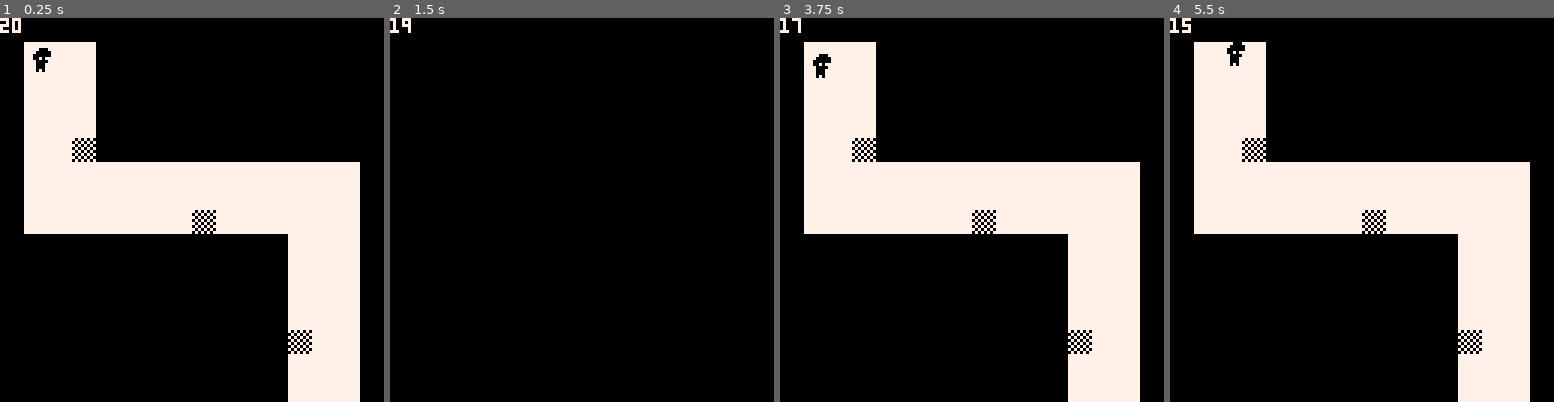
Above: before the commit, frames 1-4 (left to right).
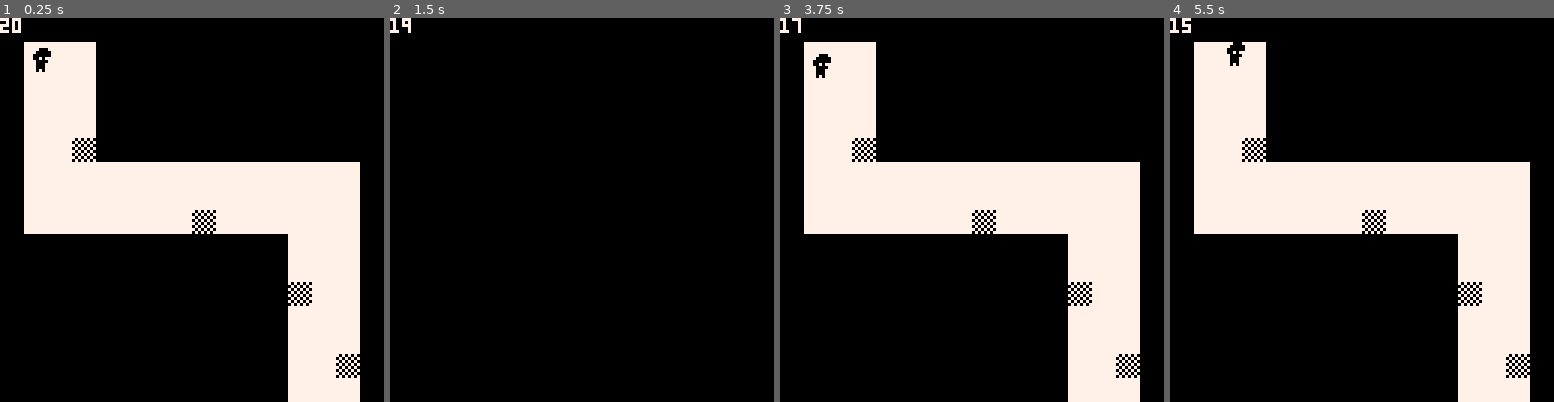
Above: after the commit, the same moments.

Repository: marco-vidali/darkhold
Game: PICO-8 cartridge darkhold.p8
Same seed, same stepped clock (60 frames per second), same inputs: the game is played once before the commit and once after it.
Inputs:
- Up to frame 1 (0.25 s): no input
- Up to frame 2 (1.5 s): tap O (Z key) at 0.7 s
- Up to frame 3 (3.75 s): hold Right 1.6-2.1 s; tap O (Z key) every 0.4 s from 1.7 to 3.7 s; hold Up 2.15-2.42 s; hold Right 2.47-3.03 s; hold Left 3.08-3.58 s; hold Down from 3.63 s (still down)
- Up to frame 4 (5.5 s): release Down at 3.97 s; hold Right 4.02-4.68 s; tap O (Z key) every 0.4 s from 4.1 to 5.3 s; hold Up 4.73-5.03 s; hold Left from 5.08 s (still down)

The runs differ from the first frame. In frame 1, 0.6% of the frame differs, in the area x 75-94%, y 68-94%; in frame 2, nothing differs; in frame 3, 0.6%; in frame 4, 0.6%.

Commit message:
Make first level harder

Diff:
--- a/darkhold.p8
+++ b/darkhold.p8
@@ -32,8 +32,8 @@
 0203030303030303040303030303030200000000000000000000000000000000000000000000000000000000000000000000000000000000000000000000000000000000000000000000000000000000000000000000000000000000000000000000000000000000000000000000000000000000000000000000000000000000
 0202020202020202020202020303030200000000000000000000000000000000000000000000000000000000000000000000000000000000000000000000000000000000000000000000000000000000000000000000000000000000000000000000000000000000000000000000000000000000000000000000000000000000
 0202020202020202020202020303030200000000000000000000000000000000000000000000000000000000000000000000000000000000000000000000000000000000000000000000000000000000000000000000000000000000000000000000000000000000000000000000000000000000000000000000000000000000
+0202020202020202020202020403030200000000000000000000000000000000000000000000000000000000000000000000000000000000000000000000000000000000000000000000000000000000000000000000000000000000000000000000000000000000000000000000000000000000000000000000000000000000
 0202020202020202020202020303030200000000000000000000000000000000000000000000000000000000000000000000000000000000000000000000000000000000000000000000000000000000000000000000000000000000000000000000000000000000000000000000000000000000000000000000000000000000
 0202020202020202020202020303030200000000000000000000000000000000000000000000000000000000000000000000000000000000000000000000000000000000000000000000000000000000000000000000000000000000000000000000000000000000000000000000000000000000000000000000000000000000
-0202020202020202020202020403030200000000000000000000000000000000000000000000000000000000000000000000000000000000000000000000000000000000000000000000000000000000000000000000000000000000000000000000000000000000000000000000000000000000000000000000000000000000
-0202020202020202020202020303030200000000000000000000000000000000000000000000000000000000000000000000000000000000000000000000000000000000000000000000000000000000000000000000000000000000000000000000000000000000000000000000000000000000000000000000000000000000
+0202020202020202020202020303040200000000000000000000000000000000000000000000000000000000000000000000000000000000000000000000000000000000000000000000000000000000000000000000000000000000000000000000000000000000000000000000000000000000000000000000000000000000
 0202020202020202020202020505050200000000000000000000000000000000000000000000000000000000000000000000000000000000000000000000000000000000000000000000000000000000000000000000000000000000000000000000000000000000000000000000000000000000000000000000000000000000
